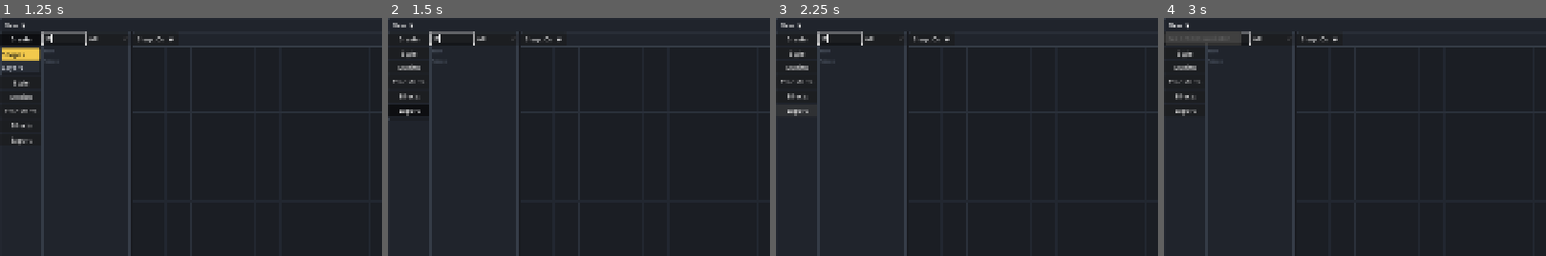
Above: before the commit, frames 1-4 (left to right).
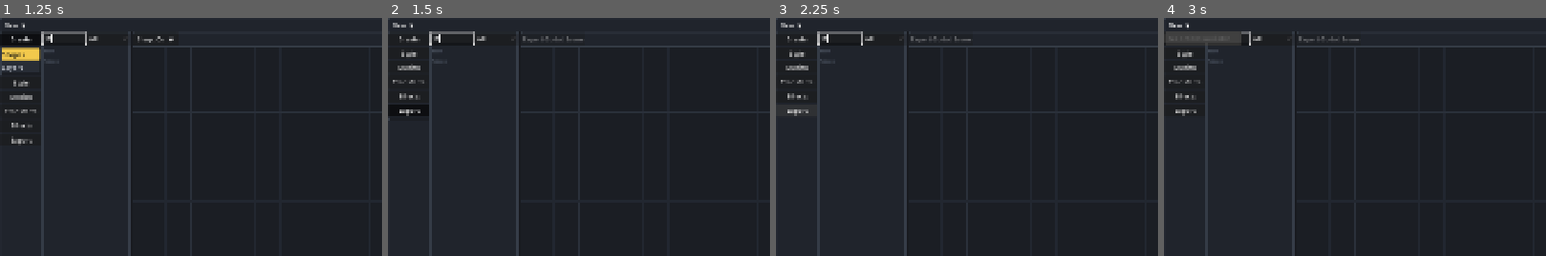
Above: after the commit, the same moments.

Repository: umut144/PolyPixar
Game: Godot game, scene res://scenes/main.tscn
Same seed, same stepped clock (60 frames per second), same inputs: the game is played once before the commit and once after it.
Inputs (mouse positions are % of the whole screen's width and height, from its top left):
- Up to frame 1 (1.25 s): click (8, 4) at 0.52 s; type "12" at 0.6 s
- Up to frame 2 (1.5 s): click "Export" at 1.25 s
- Up to frame 3 (2.25 s): click "Export" at 2 s
- Up to frame 4 (3 s): click "New ▼" at 2.75 s
The pictures show only the part of the screen within x 0-50%, y 0-50%; the shares and areas given below are measured in that part.

Frame 1 is identical in both runs. In frame 2, 0.2% of the frame differs, in the area x 35-51%, y 7-11%; in frame 3, 0.2%; in frame 4, 0.2%.

Commit message:
feat: export assets as godot scenes

Diff:
--- a/scripts/main.gd
+++ b/scripts/main.gd
@@ -1336,6 +1336,16 @@
 	if not is_instance_valid(context_bar):
 		return
 	_clear(context_bar)
+	if active_module == "Export":
+		var export_button := Button.new()
+		export_button.text = "Export Godot Scene"
+		export_button.custom_minimum_size = Vector2(150, 32)
+		export_button.focus_mode = Control.FOCUS_NONE
+		export_button.disabled = selected_asset_id.is_empty() or _get_asset(selected_asset_id).is_empty()
+		export_button.pressed.connect(_export_selected_asset_scene)
+		context_bar.add_child(export_button)
+		_render_info_bar()
+		return
 	if active_module == "Style" and not selected_material_id.is_empty():
 		_render_material_context_bar()
 		_render_info_bar()
@@ -1897,6 +1907,83 @@
 	else:
 		_add_info_option("⌘1: Draw")
 		_add_info_option("⌘2: Edit")
+
+
+func _export_selected_asset_scene() -> void:
+	var asset := _get_asset(selected_asset_id)
+	if asset.is_empty():
+		_show_status_message("Select an Asset before exporting.")
+		return
+	var export_dir := "res://exports"
+	DirAccess.make_dir_recursive_absolute(ProjectSettings.globalize_path(export_dir))
+	var safe_name := str(asset.get("name", "Asset")).strip_edges().to_lower().replace(" ", "_")
+	if safe_name.is_empty():
+		safe_name = str(asset.get("id", "asset"))
+	var scene_path := "%s/%s.tscn" % [export_dir, safe_name]
+	var lines: Array[String] = []
+	lines.append("[gd_scene load_steps=%d format=3]" % (1 + _export_texture_resource_count(asset)))
+	var resource_id := 1
+	var texture_resources := {}
+	for component in asset.get("components", []):
+		var material := _get_material(str(component.get("material_id", "")))
+		var texture := _get_texture(str(material.get("texture_id", ""))) if not material.is_empty() else {}
+		var texture_path := _get_texture_final_path(texture) if not texture.is_empty() else ""
+		if texture_path.is_empty() or texture_resources.has(texture_path):
+			continue
+		texture_resources[texture_path] = resource_id
+		lines.append("[ext_resource type=\"Texture2D\" path=\"%s\" id=\"%d_tex\"]" % [texture_path, resource_id])
+		resource_id += 1
+	for component in asset.get("components", []):
+		var material := _get_material(str(component.get("material_id", "")))
+		var texture := _get_texture(str(material.get("texture_id", ""))) if not material.is_empty() else {}
+		var texture_path := _get_texture_final_path(texture) if not texture.is_empty() else ""
+		var node_name := _tscn_name(str(component.get("name", "Component")))
+		var transform: Dictionary = component.get("transform", _default_component_transform())
+		var position: Vector2 = transform.get("position", Vector2.ZERO)
+		var scale: Vector2 = transform.get("scale", Vector2.ONE)
+		var rotation := deg_to_rad(float(transform.get("rotation", 0.0)))
+		lines.append("\n[node name=\"%s\" type=\"Polygon2D\" parent=\".\"]" % node_name)
+		lines.append("polygon = %s" % _tscn_vector2_array(component.get("outer_shape", [])))
+		lines.append("position = Vector2(%s, %s)" % [str(position.x), str(position.y)])
+		lines.append("rotation = %s" % str(rotation))
+		lines.append("scale = Vector2(%s, %s)" % [str(scale.x), str(scale.y)])
+		lines.append("visible = %s" % str(bool(component.get("visibility", true))).to_lower())
+		lines.append("z_index = %d" % int(component.get("z_index", 0)))
+		if not material.is_empty():
+			var tint: Color = material.get("tint", Color.WHITE)
+			lines.append("color = Color(%s, %s, %s, %s)" % [str(tint.r), str(tint.g), str(tint.b), str(tint.a * float(material.get("opacity", 1.0)))])
+		if texture_resources.has(texture_path):
+			lines.append("texture = ExtResource(\"%d_tex\")" % int(texture_resources[texture_path]))
+	var file := FileAccess.open(scene_path, FileAccess.WRITE)
+	if file == null:
+		_show_status_message("Export failed.")
+		return
+	file.store_string("\n".join(lines) + "\n")
+	file.close()
+	_show_status_message("Exported: %s" % scene_path)
+
+
+func _export_texture_resource_count(asset: Dictionary) -> int:
+	var paths := {}
+	for component in asset.get("components", []):
+		var material := _get_material(str(component.get("material_id", "")))
+		var texture := _get_texture(str(material.get("texture_id", ""))) if not material.is_empty() else {}
+		var texture_path := _get_texture_final_path(texture) if not texture.is_empty() else ""
+		if not texture_path.is_empty():
+			paths[texture_path] = true
+	return paths.size()
+
+
+func _tscn_name(value: String) -> String:
+	return value.replace("\"", "'") if not value.is_empty() else "Component"
+
+
+func _tscn_vector2_array(points: Array) -> String:
+	var values: Array[String] = []
+	for point in points:
+		var vector: Vector2 = point if point is Vector2 else Vector2.ZERO
+		values.append("%s, %s" % [str(vector.x), str(vector.y)])
+	return "PackedVector2Array(%s)" % ", ".join(values)
 
 
 func _add_info_option(text: String) -> void:
Not shown, changed: .gitignore
Not shown, changed: docs/AI_CONTEXT.md
Not shown, changed: docs/ARCHITECTURE.md
Not shown, changed: docs/MVP_CHECKLIST.md
